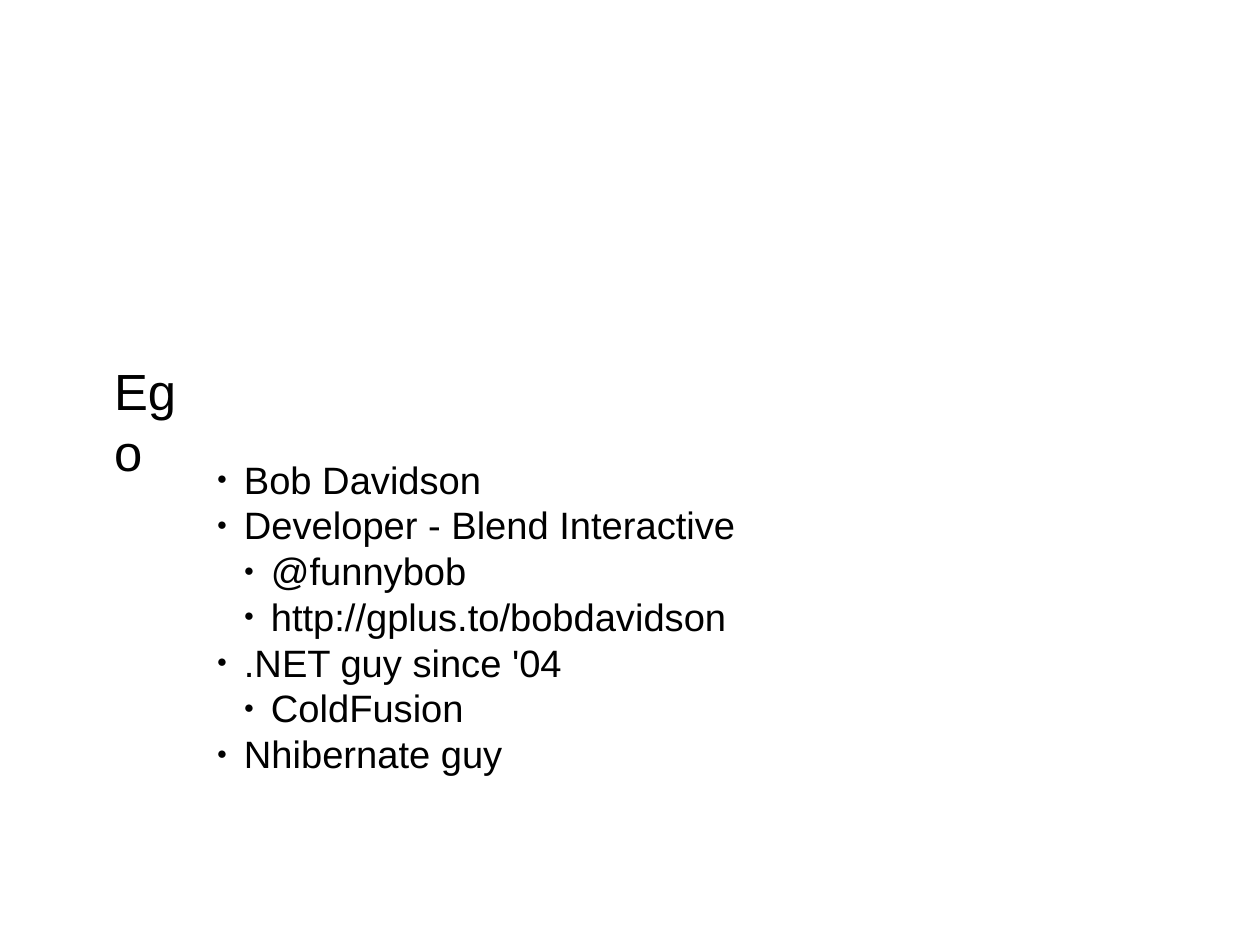
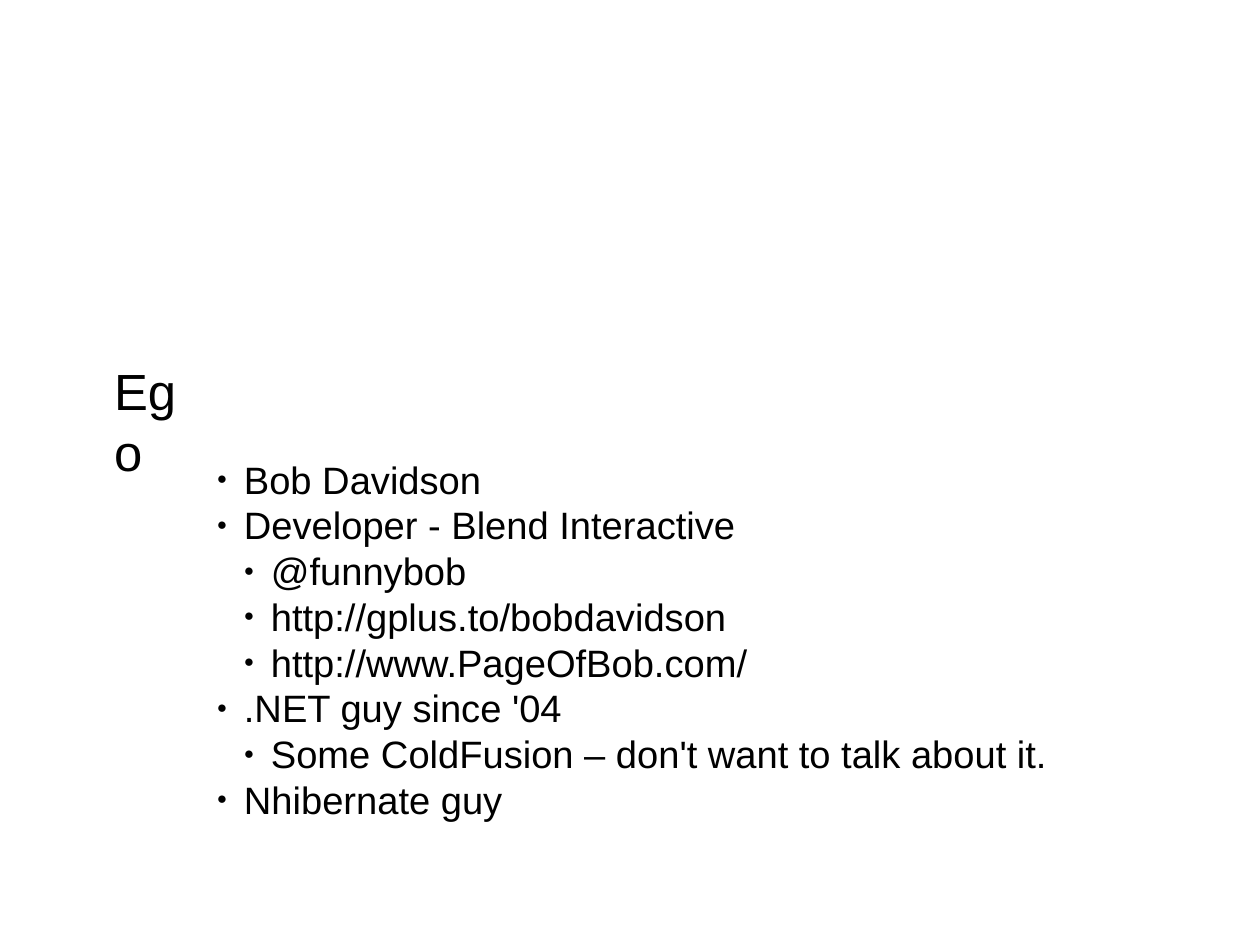
Before and after one commit to mrdrbob/ef-vs-nh, a slide deck: slide 3 of pres/pres.odp. Drawn at 1260x945 pixels with LibreOffice and Linux fonts; fonts in the diff are those of the drawing; background and template pictures are left out. Boxes give left, top, right and bottom in pixels: in the first picture for what was removed or moved away, otherwise in the second. Text is boxed around its words. In the diff, an @@ line names an element or a change of style, - is before the commit and + after.

Commit message:
More presentation work.

```diff
--- a/pres/pres.odp
+++ b/pres/pres.odp
@@ text at <box>271,649,747,685</box>: paragraph added @@
+  ● http://www.PageOfBob.com/
@@ text at <box>271,740,1047,769</box>: text changed @@
-  ● ColdFusion
+  ● Some ColdFusion – don't want to talk about it.
```
Also in this commit, not shown: 1 other slide changed, 27 slides added, 2 slides removed, 1 other file.
